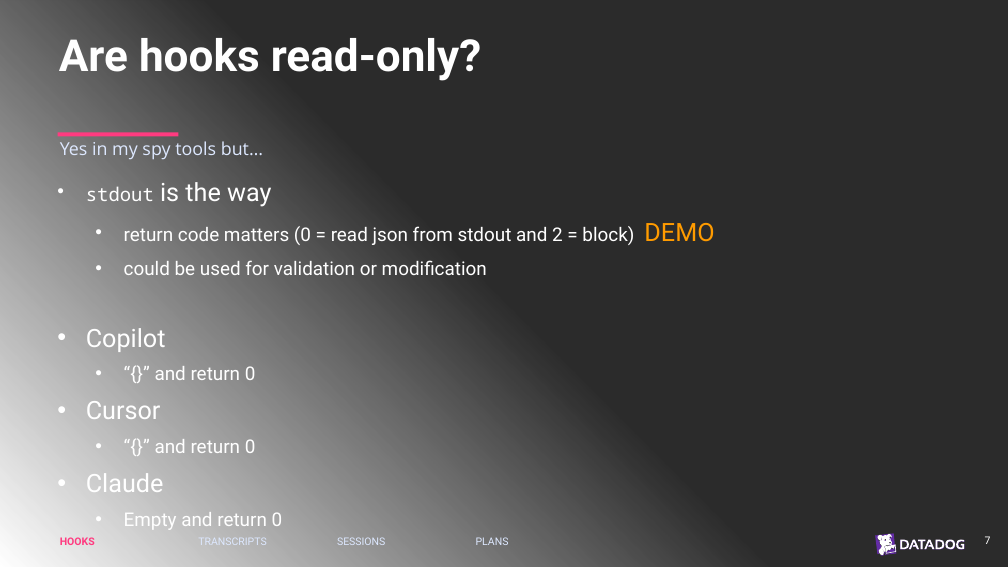
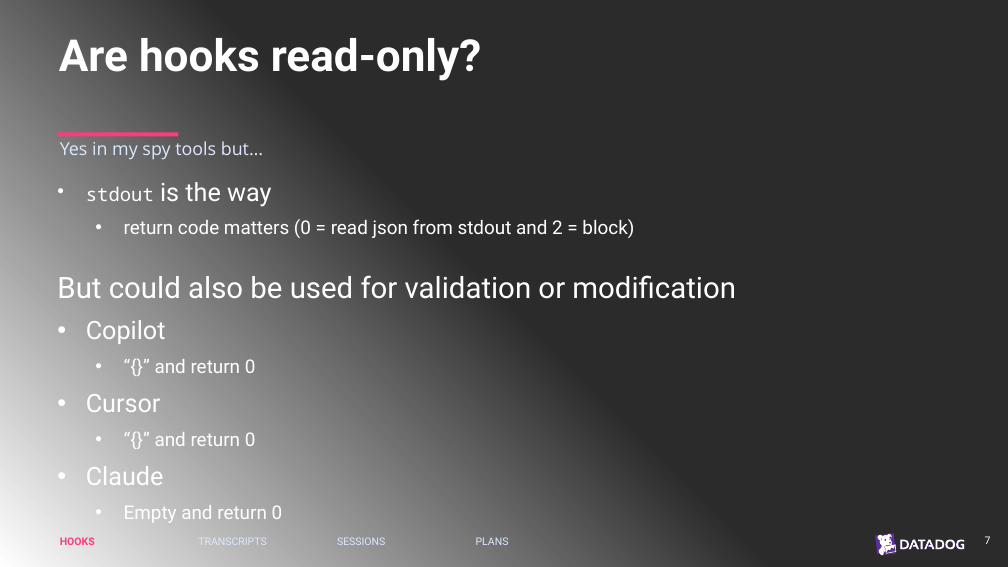
Before and after one commit to chrisnas/TechoramaNetherland2026, a slide deck: slide 13 of Harness Spy/Slides/HarnessSpy.pptx (slide 11 before the commit). Drawn at 1008x567 pixels with LibreOffice and Linux fonts; fonts in the diff are those of the drawing; background and template pictures are left out; a plain dark background stands for a picture behind light text. Boxes give left, top, right and bottom in pixels: in the first picture for what was removed or moved away, otherwise in the second. Text is boxed around its words. In the diff, an @@ line names an element or a change of style, - is before the commit and + after.

```diff
--- a/Harness Spy/Slides/HarnessSpy.pptx
+++ b/Harness Spy/Slides/HarnessSpy.pptx
@@ subtitle at [57, 219, 736, 299]: text changed @@
-  • return code matters (0 = read json from stdout and 2 = block) DEMO
-  • could be used for validation or modification
+  • return code matters (0 = read json from stdout and 2 = block)
+But could also be used for validation or modification
```
Also in this commit, not shown: 6 other slides changed, 3 slides added, 1 slide removed, 1 other file.
